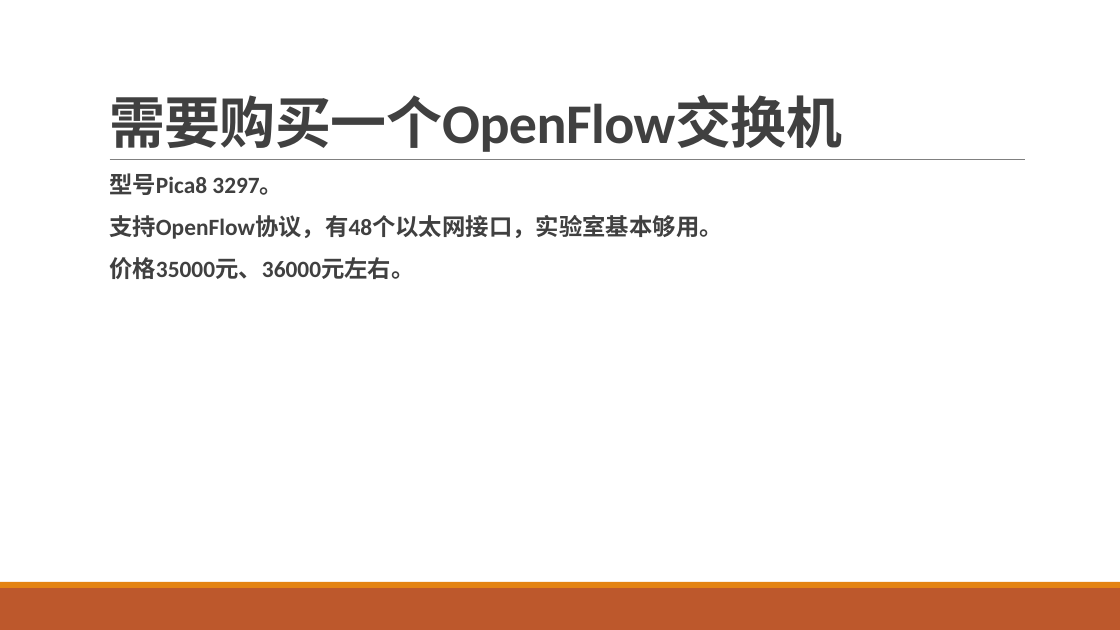
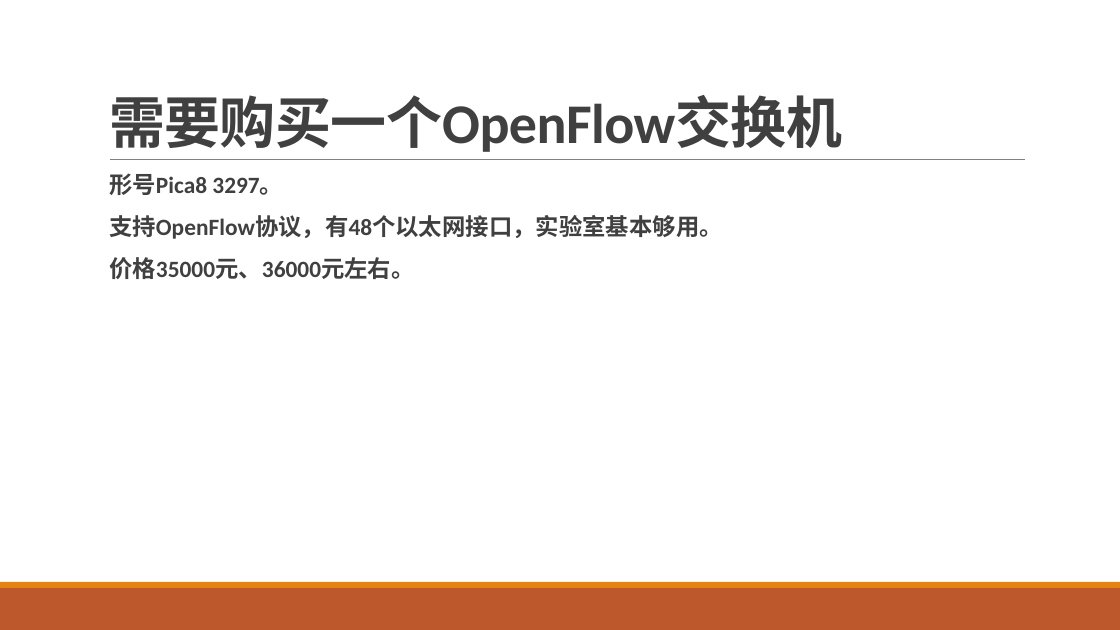
Before and after one commit to gittry1/gittry1.github.io, a slide deck: slide 5 of sysdjsdn/sysdjsdn.pptx. Drawn at 1120x630 pixels with LibreOffice and Linux fonts; fonts in the diff are those of the drawing. Boxes give left, top, right and bottom in pixels: in the first picture for what was removed or moved away, otherwise in the second. Text is boxed around its words. In the diff, an @@ line names an element or a change of style, - is before the commit and + after.

```diff
--- a/sysdjsdn/sysdjsdn.pptx
+++ b/sysdjsdn/sysdjsdn.pptx
@@ text at box(109, 173, 283, 195): text changed @@
-  型号Pica8 3297。
+  形号Pica8 3297。
```
Also in this commit, not shown: 1 other slide changed, 31 slides added, 1 other file.
